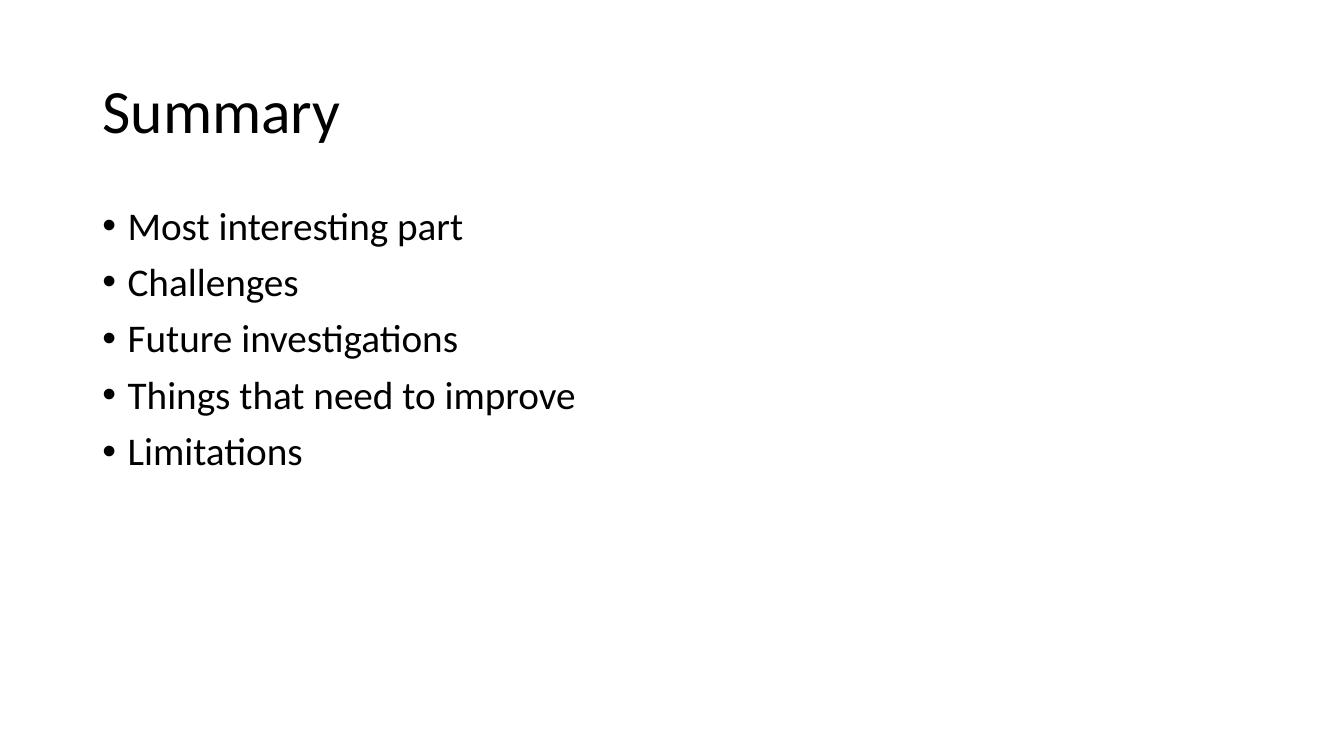
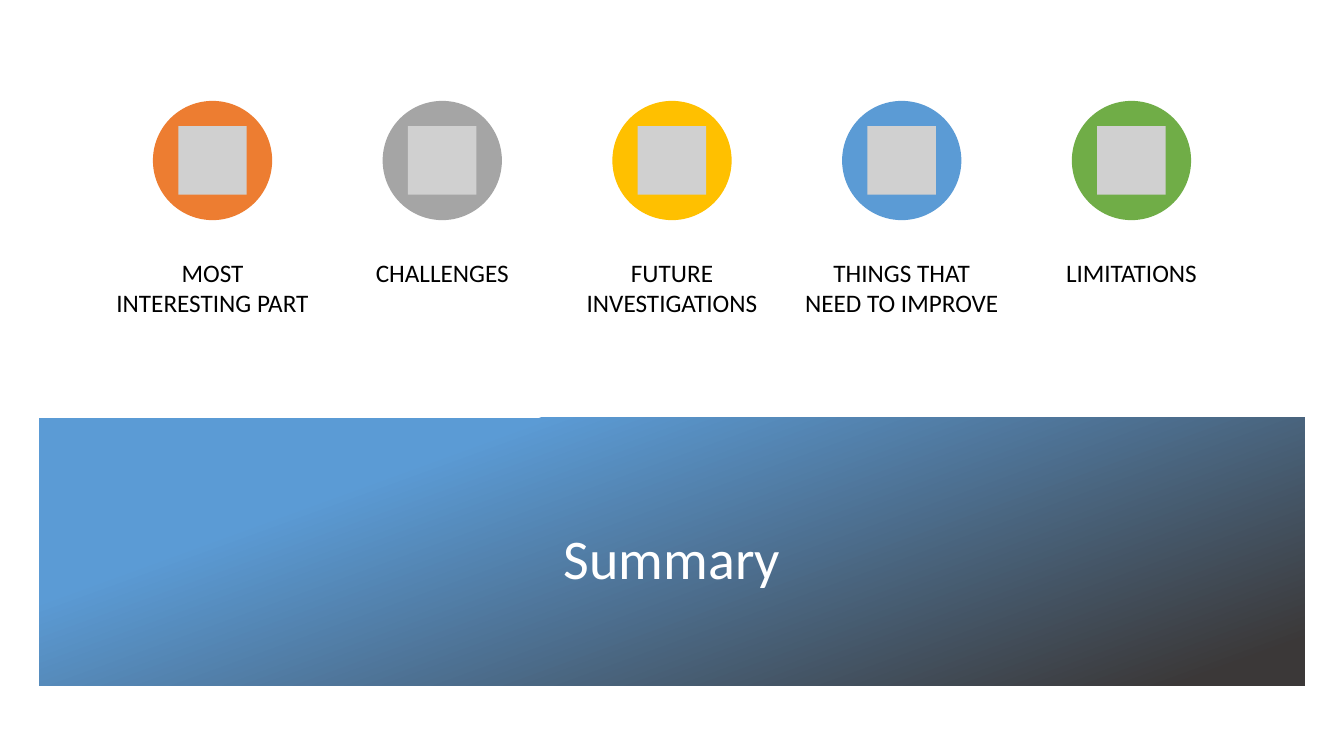
Before and after one commit to neha-nayeem/Project-01, a slide deck: slide 18 of Presentation - Project 01.pptx. Drawn at 1344x756 pixels with LibreOffice and Linux fonts; fonts in the diff are those of the drawing; grey boxes stand for pictures; background and template pictures are left out. Boxes give left, top, right and bottom in pixels: in the first picture for what was removed or moved away, otherwise in the second. Text is boxed around its words. In the diff, an @@ line names an element or a change of style, - is before the commit and + after.

```diff
--- a/Presentation - Project 01.pptx
+++ b/Presentation - Project 01.pptx
@@ text removed at [128,213,576,466] @@
-• Most interesting part
-• Challenges
-• Future investigations
-• Things that need to improve
-• Limitations
@@ group added at [116,101,1197,312]: 5 ellipses, 5 pictures, 5 texts @@
+MOST INTERESTING PART
+CHALLENGES
+FUTURE INVESTIGATIONS
+THINGS THAT NEED TO IMPROVE
+LIMITATIONS
@@ rectangle added at [39,417,1306,686], fill gradient #5B9BD5 to #3B3838 @@
@@ title "Summary": place and size @@
-title "Summary" at [102,93,340,143]
+title "Summary" at [564,542,780,588]
@@ title "Summary" at [564,542,780,588]: size 44 to 40 pt, text colour #000000 to #FFFFFF; alignment left to centre @@
```
Also in this commit, not shown: 16 other slides changed, 1 slide added, 1 slide removed, 1 other file.
